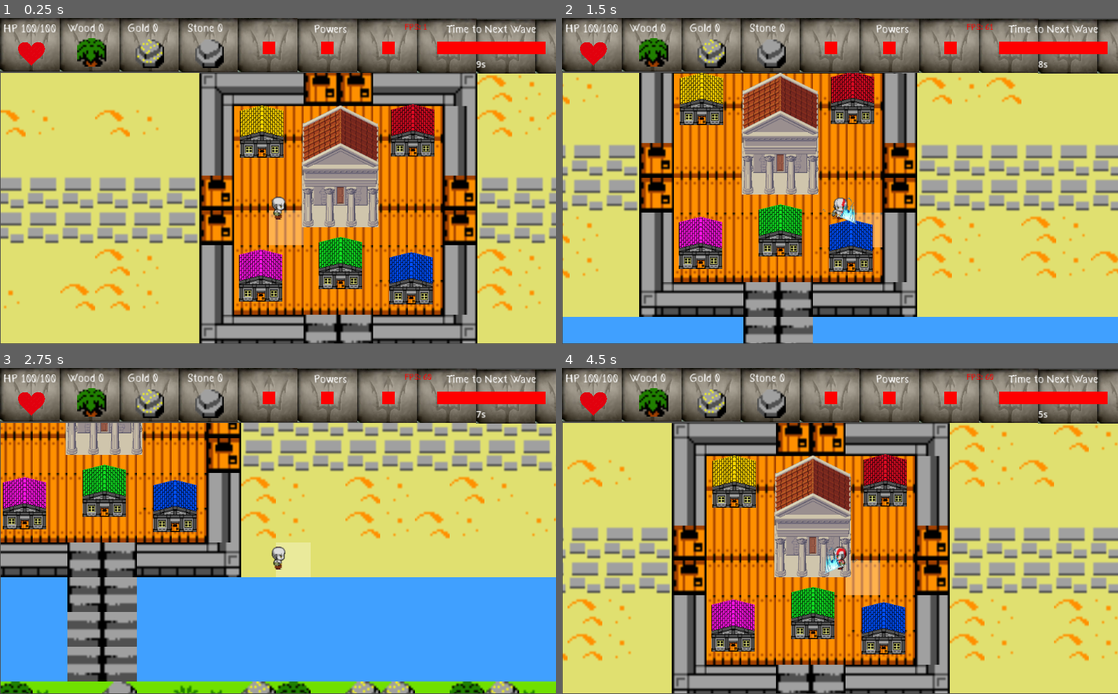
Above: before the commit, frames 1-4 (two rows, left to right).
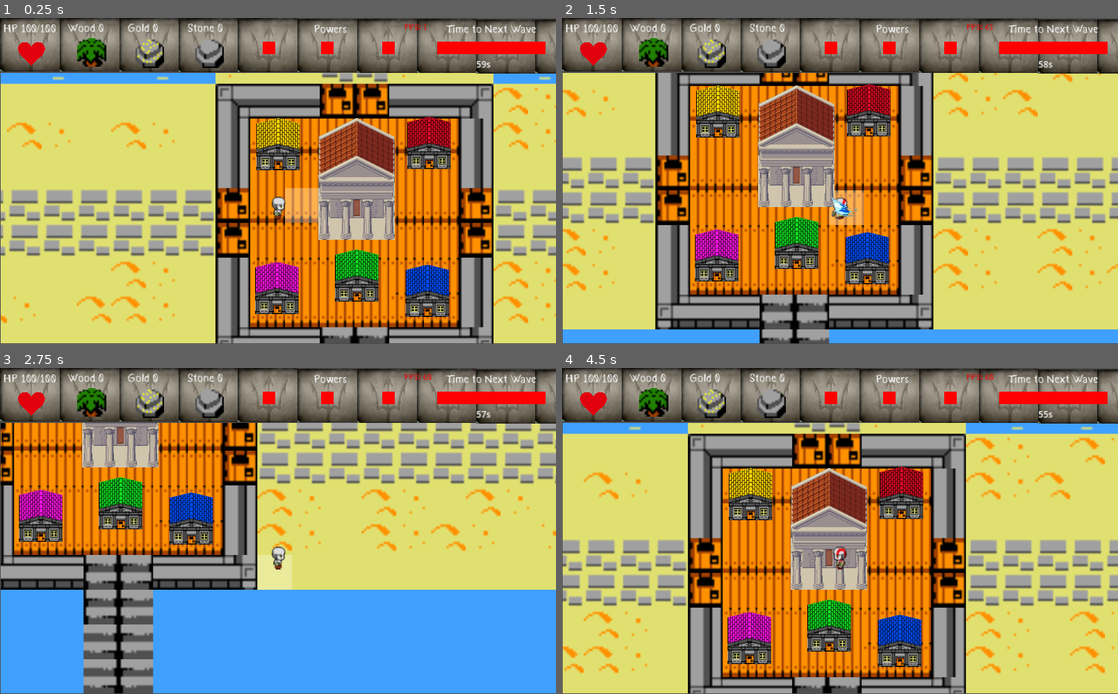
Above: after the commit, the same moments.

Repository: Christian2019/ProjetoAtenas
Game: Godot game, scene res://Scenes/MainScenes/Game_ViewPort.tscn
Two runs of this game, one before a commit and one after it. Both use one fixed random seed, a clock stepped at 60 frames per second and the inputs below. Sound files missing from this copy of the repository are replaced by a short silence.
Inputs:
- Up to frame 1 (0.25 s): no input
- Up to frame 2 (1.5 s): tap Enter at 0.5 s; hold Right (Move_Right) 0.53-1.28 s; hold Space (Select) 0.53-1.28 s; hold Down (Move_Down) from 1.28 s (still down); tap Space (Select) at 1.35 s
- Up to frame 3 (2.75 s): release Down (Move_Down) at 2.03 s; hold Right (Move_Right) from 2.03 s (still down); hold Space (Select) from 2.03 s (still down)
- Up to frame 4 (4.5 s): release Right (Move_Right) at 2.78 s; release Space (Select) at 2.78 s; hold Up (Move_Up) 2.78-3.53 s; tap Space (Select) at 2.85, 4.35 s; hold Space (Select) 3.53-4.28 s; hold Left (Move_Left) from 3.53 s (still down)

The runs differ from the first frame. In frame 1, 48% of the frame differs, in the area x 0-100%, y 13-100%; in frame 2, 47%; in frame 3, 38%; in frame 4, 48%.

Commit message:
Matar em 1 hit inimigos

Diff:
--- a/Scenes/Game/Enemies/Minotaur.tscn
+++ b/Scenes/Game/Enemies/Minotaur.tscn
@@ -1,64 +1,122 @@
-[gd_scene load_steps=11 format=3 uid="uid://dnymo0eupd5qs"]
+[gd_scene load_steps=20 format=3 uid="uid://dnymo0eupd5qs"]
 
 [ext_resource type="Texture2D" uid="uid://bm5foycjs0yjv" path="res://Assets/Images/Enemies/minotaur_walking.png" id="1_86d6s"]
 [ext_resource type="Script" path="res://Scripts/Minotaur.gd" id="1_ldkc1"]
+[ext_resource type="Texture2D" uid="uid://cjgxl1cwgtejq" path="res://Assets/Images/Enemies/minotaur_attacking.png" id="2_giedk"]
 
-[sub_resource type="AtlasTexture" id="AtlasTexture_2wt8o"]
+[sub_resource type="AtlasTexture" id="AtlasTexture_nxo3h"]
+atlas = ExtResource("2_giedk")
+region = Rect2(0, 0, 77, 70)
+
+[sub_resource type="AtlasTexture" id="AtlasTexture_7a3qw"]
+atlas = ExtResource("2_giedk")
+region = Rect2(77, 0, 77, 70)
+
+[sub_resource type="AtlasTexture" id="AtlasTexture_iaihn"]
+atlas = ExtResource("2_giedk")
+region = Rect2(154, 0, 77, 70)
+
+[sub_resource type="AtlasTexture" id="AtlasTexture_ywws6"]
+atlas = ExtResource("2_giedk")
+region = Rect2(231, 0, 77, 70)
+
+[sub_resource type="AtlasTexture" id="AtlasTexture_indhd"]
+atlas = ExtResource("2_giedk")
+region = Rect2(308, 0, 77, 70)
+
+[sub_resource type="AtlasTexture" id="AtlasTexture_qrjmk"]
+atlas = ExtResource("2_giedk")
+region = Rect2(385, 0, 77, 70)
+
+[sub_resource type="AtlasTexture" id="AtlasTexture_bb7bg"]
+atlas = ExtResource("2_giedk")
+region = Rect2(462, 0, 77, 70)
+
+[sub_resource type="AtlasTexture" id="AtlasTexture_m1sbk"]
 atlas = ExtResource("1_86d6s")
-region = Rect2(0, 0, 70, 55)
+region = Rect2(0, 0, 70, 70)
 
-[sub_resource type="AtlasTexture" id="AtlasTexture_xljmu"]
+[sub_resource type="AtlasTexture" id="AtlasTexture_taqfi"]
 atlas = ExtResource("1_86d6s")
-region = Rect2(70, 0, 70, 55)
+region = Rect2(70, 0, 70, 70)
 
-[sub_resource type="AtlasTexture" id="AtlasTexture_nxv61"]
+[sub_resource type="AtlasTexture" id="AtlasTexture_xkaq1"]
 atlas = ExtResource("1_86d6s")
-region = Rect2(140, 0, 70, 55)
+region = Rect2(140, 0, 70, 70)
 
-[sub_resource type="AtlasTexture" id="AtlasTexture_r0ile"]
+[sub_resource type="AtlasTexture" id="AtlasTexture_vlm1j"]
 atlas = ExtResource("1_86d6s")
-region = Rect2(210, 0, 70, 55)
+region = Rect2(210, 0, 70, 70)
 
-[sub_resource type="AtlasTexture" id="AtlasTexture_jg8sw"]
+[sub_resource type="AtlasTexture" id="AtlasTexture_qh3yb"]
 atlas = ExtResource("1_86d6s")
-region = Rect2(280, 0, 70, 55)
+region = Rect2(280, 0, 70, 70)
 
-[sub_resource type="AtlasTexture" id="AtlasTexture_74126"]
+[sub_resource type="AtlasTexture" id="AtlasTexture_8lrge"]
 atlas = ExtResource("1_86d6s")
-region = Rect2(350, 0, 70, 55)
+region = Rect2(350, 0, 70, 70)
 
-[sub_resource type="AtlasTexture" id="AtlasTexture_tuu5o"]
+[sub_resource type="AtlasTexture" id="AtlasTexture_3alsp"]
 atlas = ExtResource("1_86d6s")
-region = Rect2(420, 0, 70, 55)
+region = Rect2(420, 0, 70, 70)
 
 [sub_resource type="SpriteFrames" id="SpriteFrames_grjig"]
 animations = [{
 "frames": [{
 "duration": 1.0,
-"texture": SubResource("AtlasTexture_2wt8o")
+"texture": SubResource("AtlasTexture_nxo3h")
 }, {
 "duration": 1.0,
-"texture": SubResource("AtlasTexture_xljmu")
+"texture": SubResource("AtlasTexture_7a3qw")
 }, {
 "duration": 1.0,
-"texture": SubResource("AtlasTexture_nxv61")
+"texture": SubResource("AtlasTexture_iaihn")
 }, {
 "duration": 1.0,
-"texture": SubResource("AtlasTexture_r0ile")
+"texture": SubResource("AtlasTexture_ywws6")
 }, {
 "duration": 1.0,
-"texture": SubResource("AtlasTexture_jg8sw")
+"texture": SubResource("AtlasTexture_indhd")
 }, {
 "duration": 1.0,
-"texture": SubResource("AtlasTexture_74126")
+"texture": SubResource("AtlasTexture_qrjmk")
 }, {
 "duration": 1.0,
-"texture": SubResource("AtlasTexture_tuu5o")
+"texture": SubResource("AtlasTexture_bb7bg")
+}],
+"loop": true,
+"name": &"Attacking",
+"speed": 9.0
+}, {
+"frames": [{
+"duration": 1.0,
+"texture": SubResource("AtlasTexture_m1sbk")
+}, {
+"duration": 1.0,
+"texture": SubResource("AtlasTexture_taqfi")
+}, {
+"duration": 1.0,
+"texture": SubResource("AtlasTexture_xkaq1")
+}, {
+"duration": 1.0,
+"texture": SubResource("AtlasTexture_vlm1j")
+}, {
+"duration": 1.0,
+"texture": SubResource("AtlasTexture_qh3yb")
+}, {
+"duration": 1.0,
+"texture": SubResource("AtlasTexture_8lrge")
+}, {
+"duration": 1.0,
+"texture": SubResource("AtlasTexture_3alsp")
 }],
 "loop": true,
 "name": &"Walking",
 "speed": 9.0
 }]
+
+[sub_resource type="RectangleShape2D" id="RectangleShape2D_pmar3"]
+size = Vector2(76, 70)
 
 [node name="Minotaur" type="Node2D"]
 script = ExtResource("1_ldkc1")
@@ -66,4 +124,12 @@
 [node name="AnimatedSprite2D" type="AnimatedSprite2D" parent="."]
 sprite_frames = SubResource("SpriteFrames_grjig")
 animation = &"Walking"
-frame_progress = 0.164933
+frame_progress = 0.838446
+
+[node name="Area2D" type="Area2D" parent="."]
+
+[node name="CollisionShape2D" type="CollisionShape2D" parent="Area2D"]
+shape = SubResource("RectangleShape2D_pmar3")
+
+[connection signal="area_entered" from="Area2D" to="." method="_on_area_2d_area_entered"]
+[connection signal="area_exited" from="Area2D" to="." method="_on_area_2d_area_exited"]
--- a/Scenes/Game/Game.tscn
+++ b/Scenes/Game/Game.tscn
@@ -14,6 +14,15 @@
 [ext_resource type="PackedScene" uid="uid://cawqbopdr275u" path="res://Scenes/Game/Constructions/Temple.tscn" id="10_v6y37"]
 [ext_resource type="PackedScene" uid="uid://dgeirnlkialpt" path="res://Scenes/Game/Enemies/Spawner.tscn" id="13_6sse8"]
 
+[sub_resource type="RectangleShape2D" id="RectangleShape2D_76bgx"]
+size = Vector2(65, 128.5)
+
+[sub_resource type="RectangleShape2D" id="RectangleShape2D_kavo2"]
+size = Vector2(129, 62.25)
+
+[sub_resource type="RectangleShape2D" id="RectangleShape2D_m8f6t"]
+size = Vector2(65, 128.5)
+
 [node name="Game" type="Node2D"]
 script = ExtResource("1_ff1wb")
 metadata/_edit_horizontal_guides_ = [2752.0]
@@ -28,31 +37,6 @@
 scale = Vector2(4, 4)
 
 [node name="matriz" parent="." instance=ExtResource("4_di3q4")]
-
-[node name="UpgradeContructions" type="Node2D" parent="."]
-
-[node name="Upgrade_DivinePower" parent="UpgradeContructions" instance=ExtResource("6_i4pfo")]
-position = Vector2(1139, 879)
-
-[node name="Upgrade_Fighters" parent="UpgradeContructions" instance=ExtResource("7_5w6qj")]
-position = Vector2(1417, 877)
-
-[node name="Upgrade_Workers" parent="UpgradeContructions" instance=ExtResource("8_t3l0u")]
-position = Vector2(1284, 1121)
-
-[node name="Upgrade_Towers" parent="UpgradeContructions" instance=ExtResource("9_jeuhr")]
-position = Vector2(1414, 1149)
-
-[node name="Upgrade_Hero" parent="UpgradeContructions" instance=ExtResource("10_ohrki")]
-position = Vector2(1137, 1144)
-
-[node name="Temple" parent="." instance=ExtResource("10_v6y37")]
-position = Vector2(1283, 943)
-scale = Vector2(0.622, 0.622)
-
-[node name="Player" parent="." instance=ExtResource("5_x6q60")]
-position = Vector2(1169, 1020)
-scale = Vector2(1.289, 1.289)
 
 [node name="Collectable_instances" type="Node2D" parent="."]
 
@@ -70,3 +54,50 @@
 direction_move = "W"
 
 [node name="Enemies" type="Node2D" parent="."]
+
+[node name="Center" type="Node2D" parent="."]
+
+[node name="UpgradeContructions" type="Node2D" parent="Center"]
+
+[node name="Upgrade_DivinePower" parent="Center/UpgradeContructions" instance=ExtResource("6_i4pfo")]
+position = Vector2(1139, 879)
+
+[node name="Upgrade_Fighters" parent="Center/UpgradeContructions" instance=ExtResource("7_5w6qj")]
+position = Vector2(1417, 877)
+
+[node name="Upgrade_Workers" parent="Center/UpgradeContructions" instance=ExtResource("8_t3l0u")]
+position = Vector2(1284, 1121)
+
+[node name="Upgrade_Towers" parent="Center/UpgradeContructions" instance=ExtResource("9_jeuhr")]
+position = Vector2(1414, 1149)
+
+[node name="Upgrade_Hero" parent="Center/UpgradeContructions" instance=ExtResource("10_ohrki")]
+position = Vector2(1137, 1144)
+
+[node name="Temple" parent="Center" instance=ExtResource("10_v6y37")]
+position = Vector2(1283, 943)
+scale = Vector2(0.622, 0.622)
+
+[node name="Doors" type="Node2D" parent="Center"]
+
+[node name="DoorLeft" type="Area2D" parent="Center/Doors"]
+
+[node name="CollisionShape2D" type="CollisionShape2D" parent="Center/Doors/DoorLeft"]
+position = Vector2(1056, 1024)
+shape = SubResource("RectangleShape2D_76bgx")
+
+[node name="DoorUp" type="Area2D" parent="Center/Doors"]
+
+[node name="CollisionShape2D" type="CollisionShape2D" parent="Center/Doors/DoorUp"]
+position = Vector2(1279.5, 798.875)
+shape = SubResource("RectangleShape2D_kavo2")
+
+[node name="DoorLeft3" type="Area2D" parent="Center/Doors"]
+
+[node name="CollisionShape2D" type="CollisionShape2D" parent="Center/Doors/DoorLeft3"]
+position = Vector2(1504, 1024)
+shape = SubResource("RectangleShape2D_m8f6t")
+
+[node name="Player" parent="." instance=ExtResource("5_x6q60")]
+position = Vector2(1139, 997)
+scale = Vector2(1.289, 1.289)
--- a/Scripts/Minotaur.gd
+++ b/Scripts/Minotaur.gd
@@ -1,6 +1,9 @@
 extends "res://Scripts/Enemy.gd"
 
 var speed = 1
+var isMoving=true
+
+var playerInside=false
 
 func _ready():
 	super._ready()
@@ -12,4 +15,21 @@
 
 func _process(delta):
 	super._process(delta)
-	move(speed)
+	if (isMoving):
+		move(speed)
+	if (playerInside):
+		if Input.is_action_pressed("Select"):
+			call_deferred("free")
+
+
+func _on_area_2d_area_entered(area):
+	if (area.get_parent().name=="Doors"):
+		isMoving=false
+		$AnimatedSprite2D.play("Attacking")
+	elif (area.get_parent().name=="Player"):
+		playerInside=true
+
+
+func _on_area_2d_area_exited(area):
+	if (area.get_parent().name=="Player"):
+		playerInside=false
--- a/Scripts/Spawner.gd
+++ b/Scripts/Spawner.gd
@@ -8,7 +8,7 @@
 
 #timerCreator(functionName,time,parameters,node): paramenters: []
 
-var wave_timer = 10
+var wave_timer = 60
 var enemies_interval_spawn = 1.5
 var enemies_quantity = 5
 
--- a/Scripts/player.gd
+++ b/Scripts/player.gd
@@ -34,7 +34,7 @@
 	mining()
 
 func mining():
-	if Input.is_action_just_pressed("Select"):
+	if Input.is_action_pressed("Select"):
 		if (playerRight):
 			$CutAnimation.flip_h=false
 		else:
Binary file added: Assets/Images/Enemies/minotaur_attacking.png
Not shown, added: Assets/Images/Enemies/minotaur_attacking.png.import
Binary file changed: Assets/Images/Enemies/minotaur_walking.png
Not shown, changed: Documentation/Done.txt
Not shown, changed: Documentation/ToDo.txt
Not shown: 1 places in Scenes/Game/Game.tscn that only renumber resources
